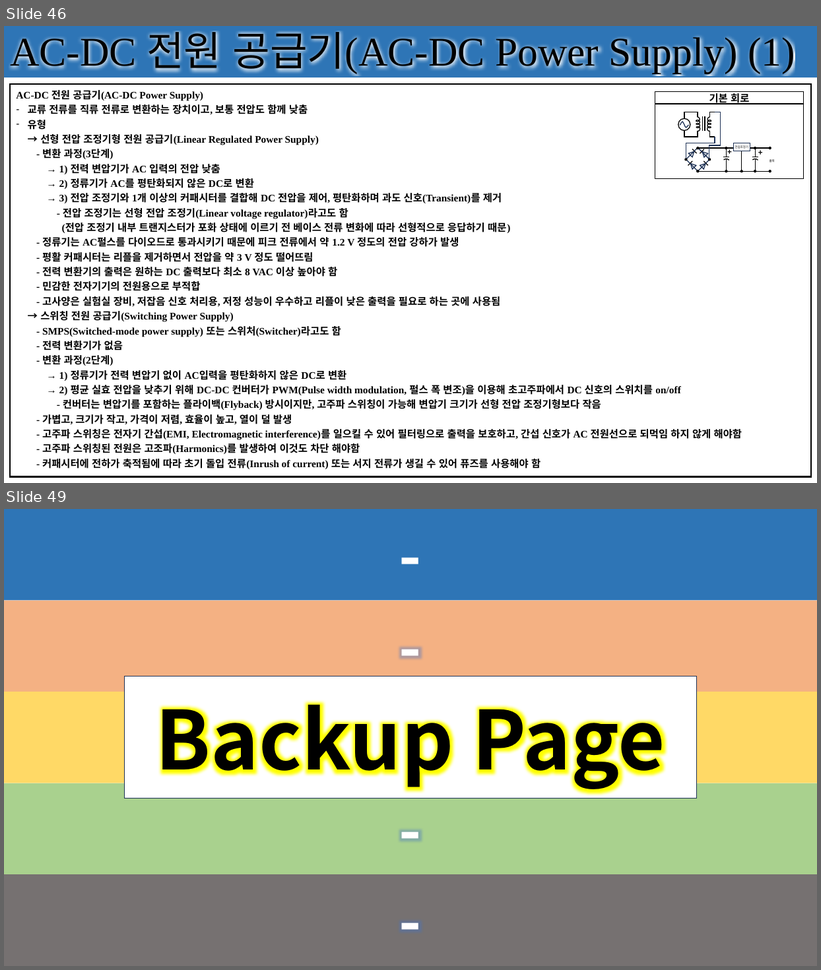
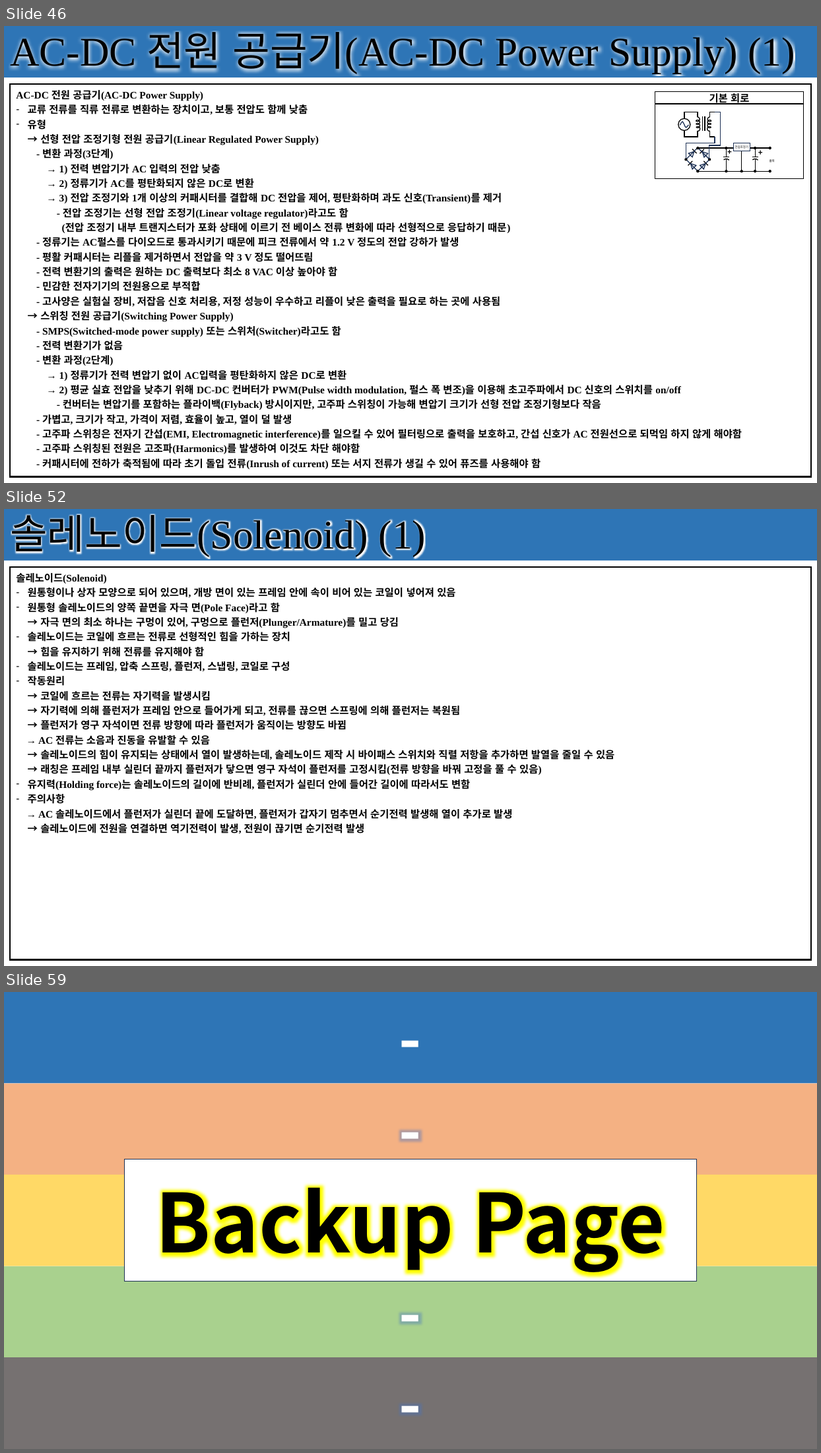
Before and after one commit to seonghokim/Study, a slide deck: Study Material/[KOR] Basic Electrical Circuit.pptx. Shown one above the other, each under a label of ours: slides 46 and 49 before the commit, slides 46, 52 and 59 after it; the slides between them are not shown. The pictures are 821x970 and 821x1453 pixels, drawn with LibreOffice and Linux fonts; fonts in the diff are those of the drawing. Boxes give left, top, right and bottom in pixels: in the first picture for what was removed or moved away, otherwise in the second. Text is boxed around its words. In the diff, an @@ line names an element or a change of style, - is before the commit and + after.

```diff
--- a/Study Material/[KOR] Basic Electrical Circuit.pptx
+++ b/Study Material/[KOR] Basic Electrical Circuit.pptx
@@ slide 52 added at (x1=4, y1=509, x2=817, y2=966), background #FFFFFF; not listed: 1 template element that a slide beside it also shows @@
@@ rectangle added at (x1=4, y1=509, x2=817, y2=561), fill #2E75B6, 48 pt, text #000000 @@
+솔레노이드(Solenoid) (1)
@@ table added at (x1=10, y1=567, x2=812, y2=960), 1 rows, 1 columns @@
+솔레노이드(Solenoid) / 원통형이나 상자 모양으로 되어 있으며, 개방 면이 있는 프레임 안에 속이 비어 있는 코일이 넣어져 있음 / 원통형 솔레노이드의 양쪽 끝면을 자극 면(Pole Face)라고 함 / → 자극 면의 최소 하나는 구멍이 있어, 구멍으로 플런저(Plunger/Armature)를 밀고 당김 / 솔레노이드는 코일에 흐르는 전류로 선형적인 힘을 가하는 장치 / → 힘을 유지하기 위해 전류를 유지해야 함 / 솔레노이드는 프레임, 압축 스프링, 플런저, 스냅링, 코일로 구성 / 작동원리 / → 코일에 흐르는 전류는 자기력을 발생시킴 / → 자기력에 의해 플런저가 프레임 안으로 들어가게 되고, 전류를 끊으면 스프링에 의해 플런저는 복원됨 / → 플런저가 영구 자석이면 전류 방향에 따라 플런저가 움직이는 방향도 바뀜 / → AC 전류는 소음과 진동을 유발할 수 있음 / → 솔레노이드의 힘이 유지되는 상태에서 열이 발생하는데, 솔레노이드 제작 시 바이패스 스위치와 직렬 저항을 추가하면 발열을 줄일 수 있음 / → 래칭은 프레임 내부 실린더 끝까지 플런저가 닿으면 영구 자석이 플런저를 고정시킴(전류 방향을 바꿔 고정을 풀 수 있음) / 유지력(Holding force)는 솔레노이드의 길이에 반비례, 플런저가 실린더 안에 들어간 길이에 따라서도 변함 / 주의사항 / → AC 솔레노이드에서 플런저가 실린더 끝에 도달하면, 플런저가 갑자기 멈추면서 순기전력 발생해 열이 추가로 발생 / → 솔레노이드에 전원을 연결하면 역기전력이 발생, 전원이 끊기면 순기전력 발생
@@ what was slide 49 is now slide 59 @@
```
Also in this commit, not shown: 3 slides changed, 9 other slides added.
